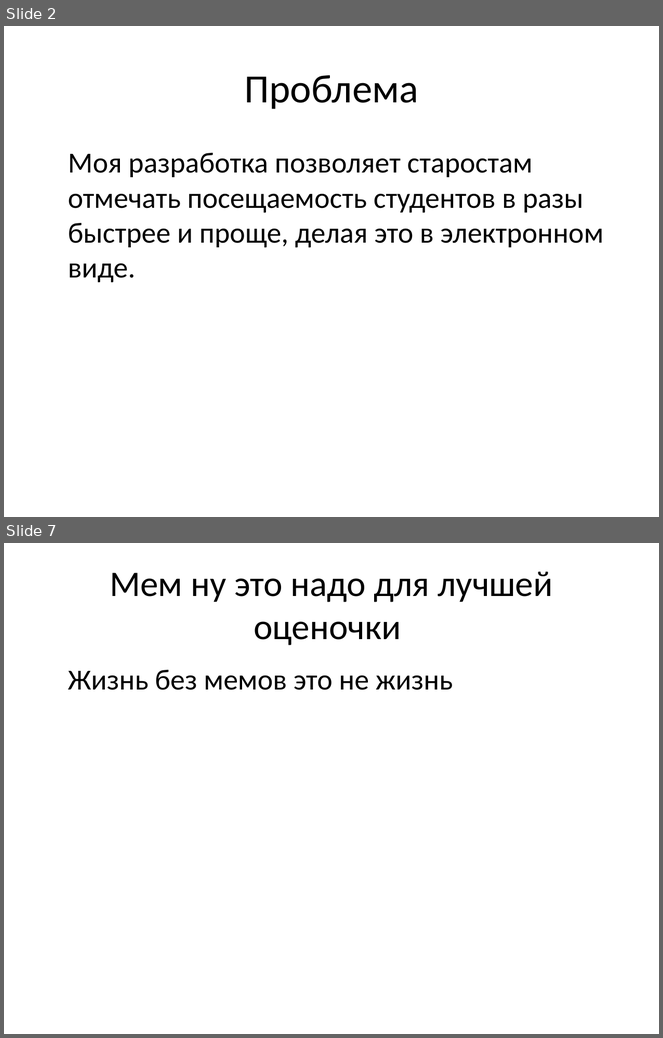
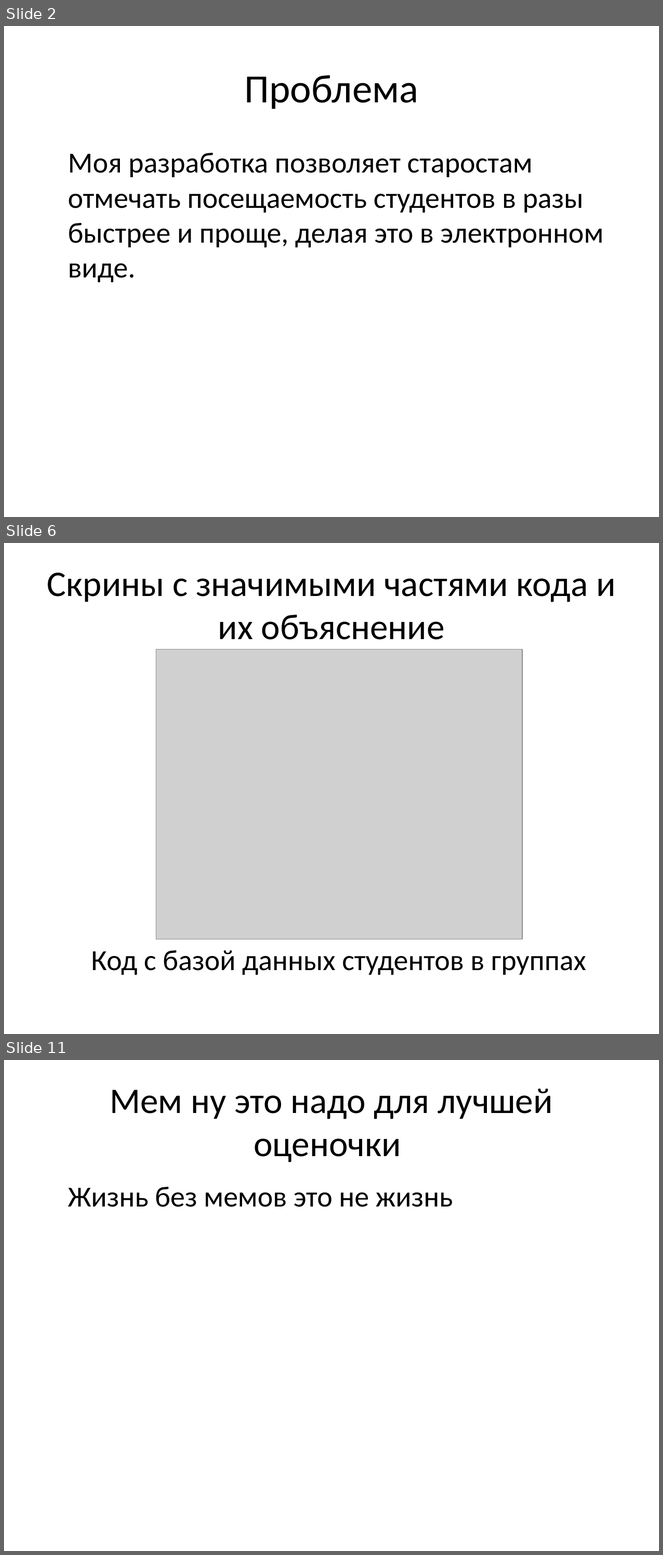
Before and after one commit to EnotikEk/UP_ISP223A, a slide deck: уп.pptx. Shown one above the other, each under a label of ours: slides 2 and 7 before the commit, slides 2, 6 and 11 after it; the slides between them are not shown. The pictures are 663x1038 and 663x1555 pixels, drawn with LibreOffice and Linux fonts; fonts in the diff are those of the drawing; grey boxes stand for pictures. Boxes give left, top, right and bottom in pixels: in the first picture for what was removed or moved away, otherwise in the second. Text is boxed around its words. In the diff, an @@ line names an element or a change of style, - is before the commit and + after.

```diff
--- a/уп.pptx
+++ b/уп.pptx
@@ slide 6 added at [4,543,659,1034], background #FFFFFF @@
@@ title added at [47,573,616,640], 39.6 pt, text #000000 @@
+Скрины с значимыми частями кода и их объяснение
@@ picture added at [156,649,522,939] @@
@@ text added at [91,951,586,976], 32 pt, text #000000 @@
+Код с базой данных студентов в группах
@@ what was slide 7 is now slide 11 @@
```
Also in this commit, not shown: 4 slides changed, 3 other slides added.
